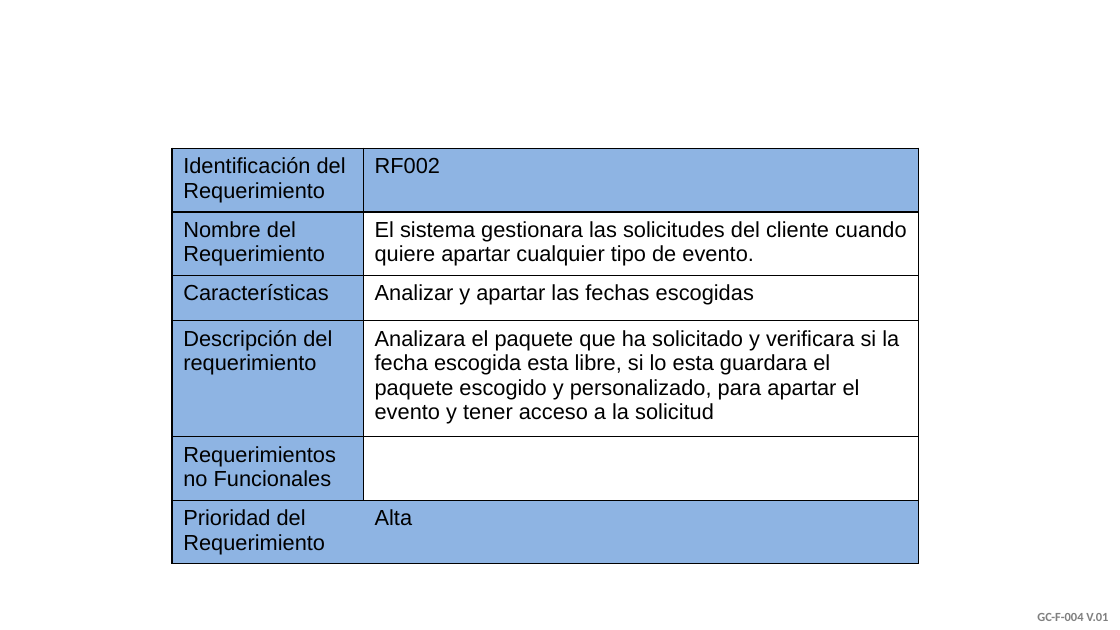
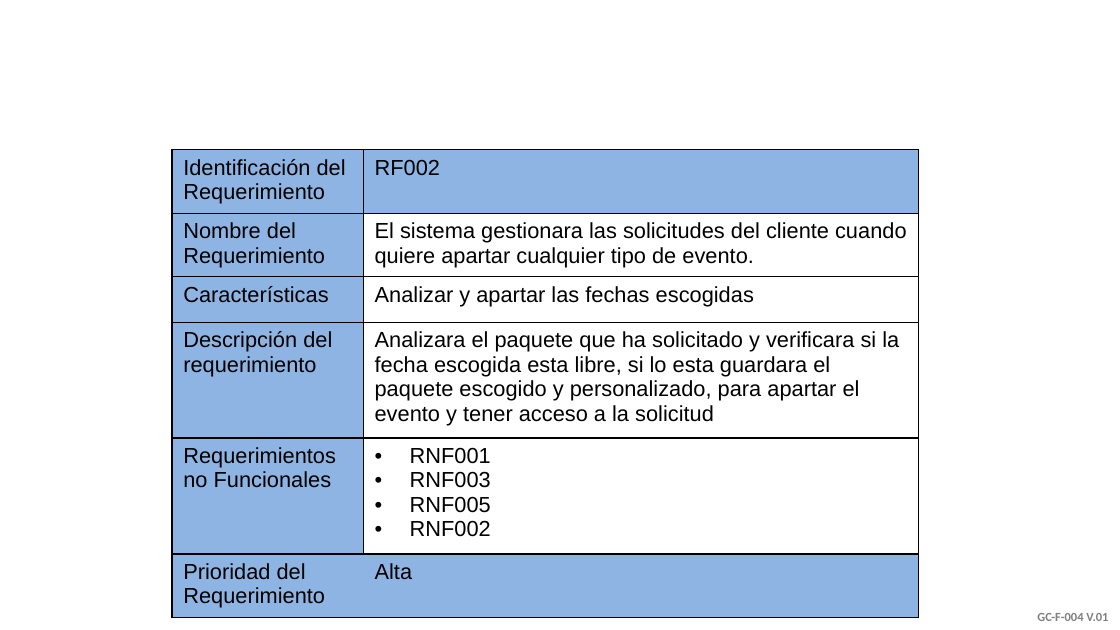
Before and after one commit to nacho1402/SPGDLDE, a slide deck: slide 17 of Segundo trimestre/Presentacion Proyecto Correjida.pptx. Drawn at 1120x630 pixels with LibreOffice and Linux fonts; fonts in the diff are those of the drawing; background and template pictures are left out. Boxes give left, top, right and bottom in pixels: in the first picture for what was removed or moved away, otherwise in the second. Text is boxed around its words. In the diff, an @@ line names an element or a change of style, - is before the commit and + after.

```diff
--- a/Segundo trimestre/Presentacion Proyecto Correjida.pptx
+++ b/Segundo trimestre/Presentacion Proyecto Correjida.pptx
@@ table at (172, 150, 920, 617) @@
-row 5, column 2: 
+row 5, column 2: RNF001 / RNF003 / RNF005 / RNF002
```
Also in this commit, not shown: 6 other slides changed.
